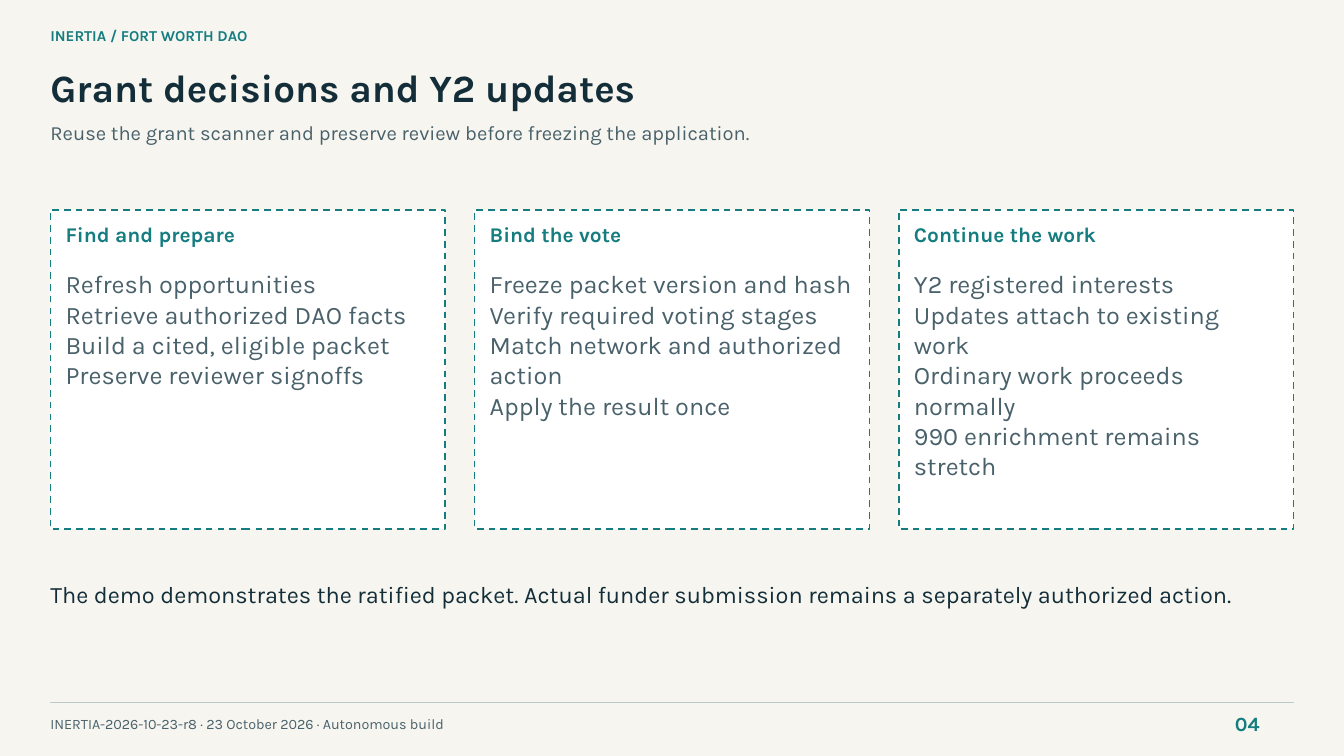
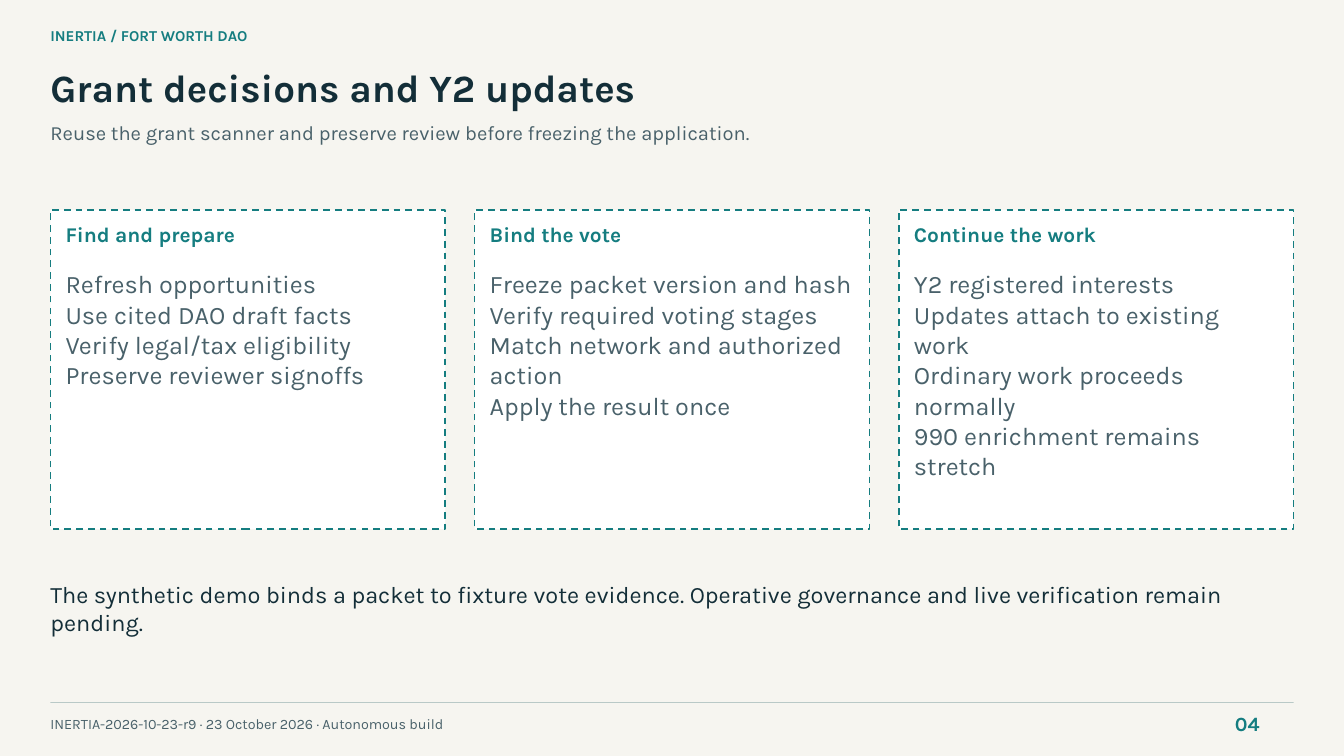
Before and after one commit to NetRxn/Inertia, a slide deck: slide 4 of Inertia-Architecture.pptx. Drawn at 1344x756 pixels with LibreOffice and Linux fonts; fonts in the diff are those of the drawing. Boxes give left, top, right and bottom in pixels: in the first picture for what was removed or moved away, otherwise in the second. Text is boxed around its words. In the diff, an @@ line names an element or a change of style, - is before the commit and + after.

```diff
--- a/Inertia-Architecture.pptx
+++ b/Inertia-Architecture.pptx
@@ text at (66,306,352,360): text changed @@
-Retrieve authorized DAO facts
-Build a cited, eligible packet
+Use cited DAO draft facts
+Verify legal/tax eligibility
@@ text at (50,587,1222,637): text changed @@
-The demo demonstrates the ratified packet. Actual funder submission remains a separately authorized action.
+The synthetic demo binds a packet to fixture vote evidence. Operative governance and live verification remain pending.
@@ text at (50,719,443,729): text changed @@
-INERTIA-2026-10-23-r8 · 23 October 2026 · Autonomous build
+INERTIA-2026-10-23-r9 · 23 October 2026 · Autonomous build
```
Also in this commit, not shown: 7 other slides changed, 15 other files.
